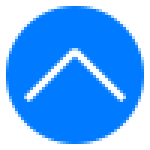
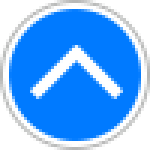
Before/after of a 150px x 150px layered artwork. What changed in the layer stack:
removed layer "Form 6" over [24, 48, 78, 102]
removed layer "Form 7" over [72, 48, 126, 102]
added layer "Form 8 Kopie" above "Form 8" over [30, 45, 84, 99]
added layer "Form 8" above "Ellipse 1 Kopie" over [69, 45, 123, 99]
added layer "Ellipse 1 Kopie" above "Ellipse 1" over [0, 0, 150, 150]
painted on "Ellipse 1" over [6, 6, 144, 144]
